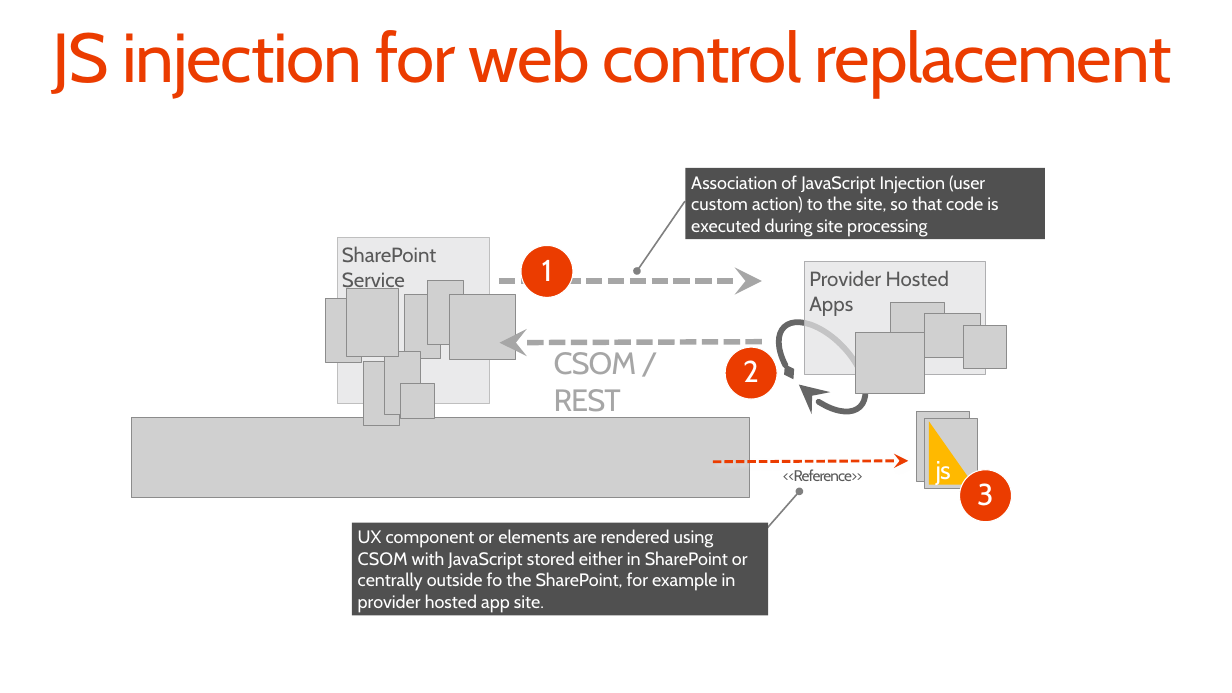
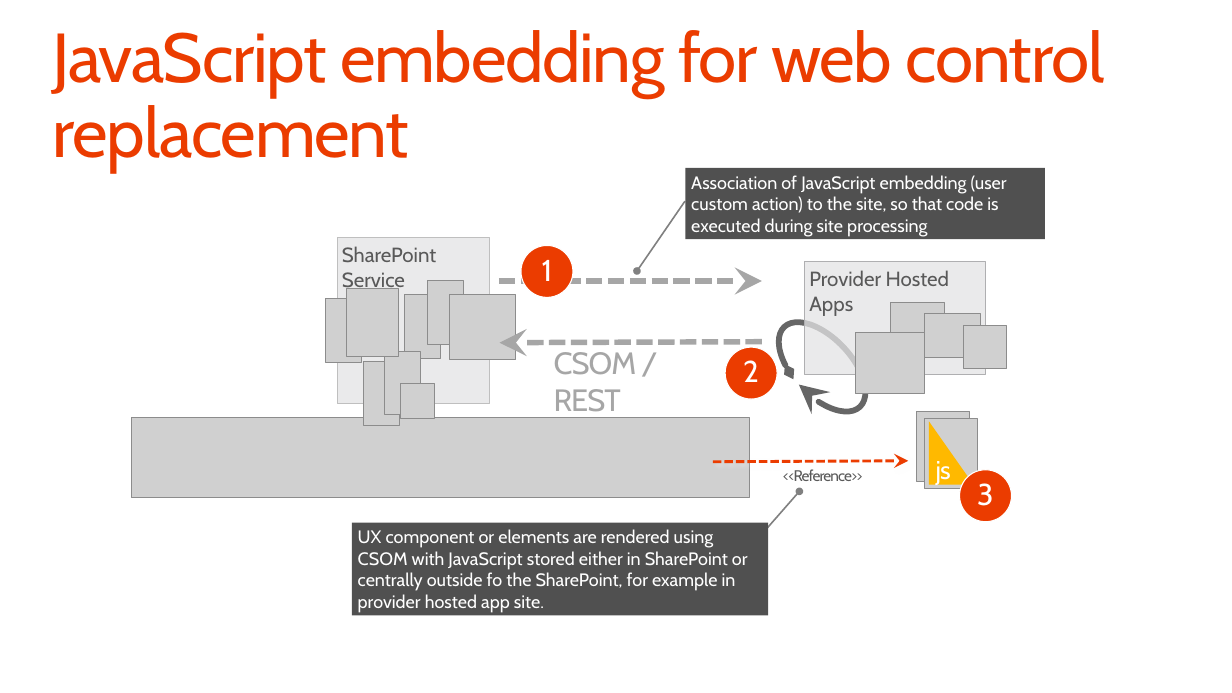
Before and after one commit to OfficeDev/TrainingContent, a slide deck: slide 8 of O3658/04 Building UX components with app model/4_UXComponents.pptx. Drawn at 1232x693 pixels with LibreOffice and Linux fonts; fonts in the diff are those of the drawing; grey boxes stand for pictures; background and template pictures are left out. Boxes give left, top, right and bottom in pixels: in the first picture for what was removed or moved away, otherwise in the second. Text is boxed around its words. In the diff, an @@ line names an element or a change of style, - is before the commit and + after.

Commit message:
Lab fixes, updates on decks and readme files on the JS embedding naming change

```diff
--- a/O3658/04 Building UX components with app model/4_UXComponents.pptx
+++ b/O3658/04 Building UX components with app model/4_UXComponents.pptx
@@ title at (x1=52, y1=30, x2=1104, y2=173): text changed @@
-JS injection for web control replacement
+JavaScript embedding for web control replacement
@@ text in rectangle at (x1=691, y1=175, x2=1007, y2=237): text changed @@
-  Association of JavaScript Injection (user custom action) to the site, so that code is executed during site processing
+  Association of JavaScript embedding (user custom action) to the site, so that code is executed during site processing
```
Also in this commit, not shown: 6 other slides changed, 4 other files.
